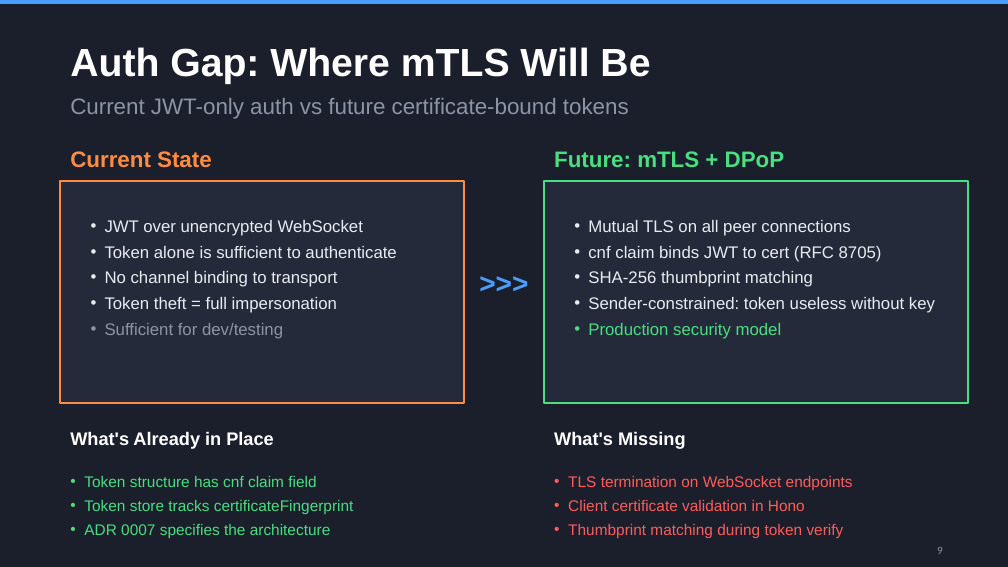
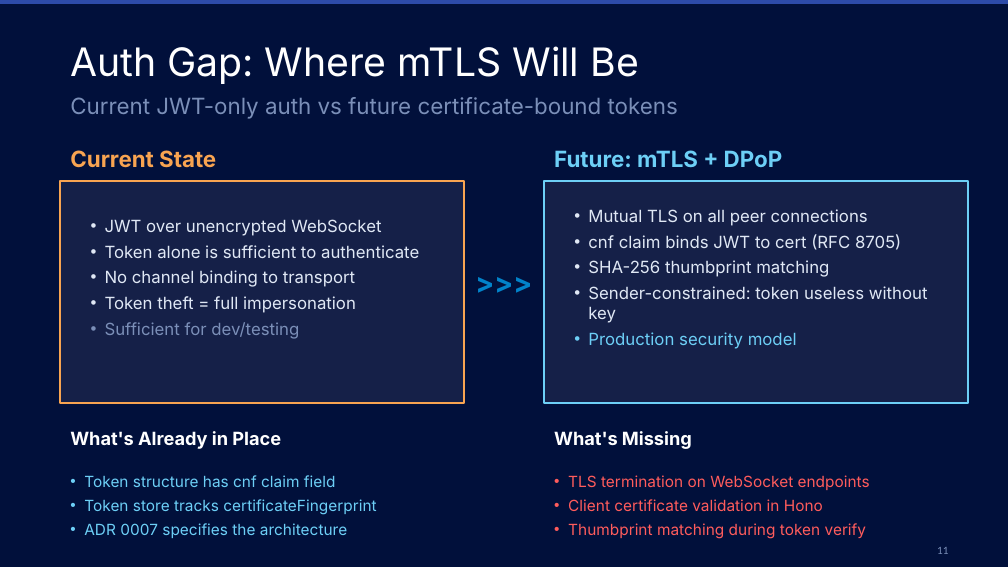
Before and after one commit to orbisoperations/catalyst-router, a slide deck: slide 11 of docker-compose/catalyst-router-deck.pptx (slide 9 before the commit). Drawn at 1008x567 pixels with LibreOffice and Linux fonts; fonts in the diff are those of the drawing. Boxes give left, top, right and bottom in pixels: in the first picture for what was removed or moved away, otherwise in the second. Text is boxed around its words. In the diff, an @@ line names an element or a change of style, - is before the commit and + after.

```diff
--- a/docker-compose/catalyst-router-deck.pptx
+++ b/docker-compose/catalyst-router-deck.pptx
@@ background #1B1F2B to #01103B @@
@@ rectangle at (0,0,1008,4): fill #4A9EFF to #2D4BA9 @@
@@ text "Auth Gap: Where mTLS Will ..." at (70,46,638,84): font Arial to Inter, bold off @@
@@ text "Current JWT-only auth vs future ..." at (70,97,678,119): font Arial to Inter, text colour #8B95A5 to #7B8FB8 @@
@@ text "Current State" at (70,150,216,168): font Arial to Inter, text colour #FF8C42 to #F8A451 @@
@@ text "Future: mTLS + DPoP" at (554,150,783,167): font Arial to Inter, text colour #4ADE80 to #6DCFF6 @@
@@ rectangle at (60,181,464,403): fill #252A3A to #152048; outline #FF8C42 1.5 pt to #F8A451 1.5 pt @@
@@ text "JWT over unencrypted WebSocket" at (105,219,419,339): font Arial to Inter; text colour #E8ECF1 to #E0E8F5 in "JWT over unencrypted WebSocket", "Token alone is sufficient to authenticate", "No channel binding to transport", "Token theft = full impersonation"; text colour #8B95A5 to #7B8FB8 in "Sufficient for dev/testing" @@
@@ rectangle at (544,181,968,403): fill #252A3A to #152048; outline #4ADE80 1.5 pt to #6DCFF6 1.5 pt @@
@@ text "Mutual TLS on all peer ..." at (588,209,928,349): font Arial to Inter; text colour #E8ECF1 to #E0E8F5 in "Mutual TLS on all peer connections", "cnf claim binds JWT to cert (RFC ...", "SHA-256 thumbprint matching", "Sender-constrained: token useless without key"; text colour #4ADE80 to #6DCFF6 in "Production security model" @@
@@ text ">>>" at (454,262,554,302): font Arial to Inter, text colour #4A9EFF to #0183CA @@
@@ text "Token structure has cnf claim ..." at (84,475,376,538): font Arial to Inter, text colour #4ADE80 to #6DCFF6 @@
@@ font Arial to Inter in 3 elements at (70,431,281,449), (554,431,692,449), (568,475,870,539) @@
@@ page number at (937,547,948,554): text changed; text colour #8B95A5 to #7B8FB8 @@
-9
+11
```
Also in this commit, not shown: 15 other slides changed, 2 slides added, 1 other file.
